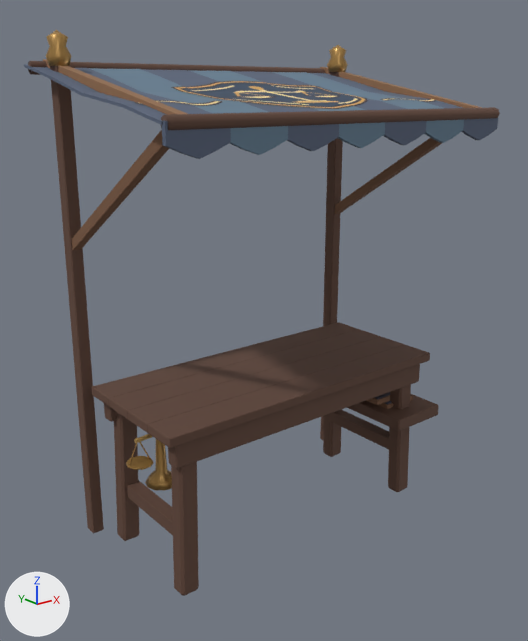
The glTF model assets/models/market/stall_raven.glb as it was, and as the next commit left it.
Camera for both pictures: a 50 mm camera at (-2.28, -2.79, 2.24) aimed at (-0.07, -0.01, 1.13). Every picture has the same lights, and +X, +Y and +Z are marked at lower left. The first picture is the older version. Vertices at exactly the same position are counted once.

Script lines for the objects in view, before the commit:
```python
me_stall_raven = bpy.data.meshes.new('stall_raven')
me_stall_raven.from_pydata(...)  # 1128 vertices, 2006 faces; spans x -0.95..0.95, y -0.6..0.6, z 0.0..2.5
me_stall_raven.materials.append(mat_walnut)  # brown #614538
me_stall_raven.materials.append(mat_grain)  # brown #7b5840
me_stall_raven.materials.append(mat_oak)  # brown #956e4e
me_stall_raven.materials.append(mat_brass)  # orange #b38c50
me_stall_raven.materials.append(mat_slate)  # dark blue #586379
me_stall_raven.materials.append(mat_blue)  # blue #657e92
me_stall_raven.materials.append(mat_night)  # greyish blue #454558
me_stall_raven.materials.append(mat_gold)  # orange #d1ab68
me_stall_raven.materials.append(mat_embroidered_thread)
ob_stall_raven = bpy.data.objects.new('stall_raven', me_stall_raven)
ob_stall_raven.location = (0.0, 0.0, 0.0)
```
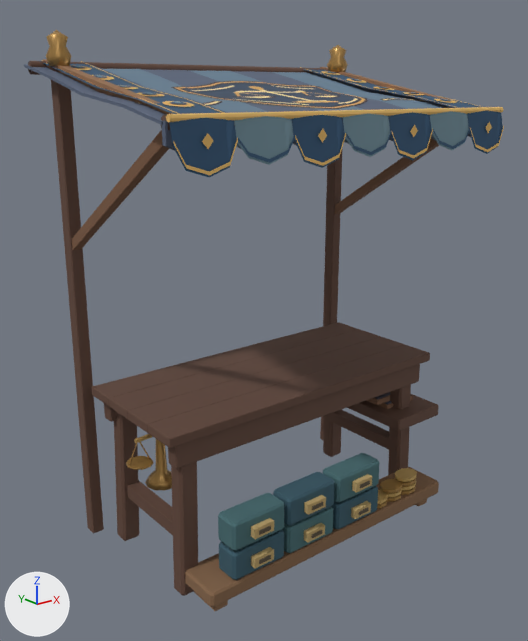
What differs and where, as boxes (x1, y1, x2, y2) in the pictures (528 x 641 px):
'stall_raven', reshaped: before (24, 30, 500, 596); after (24, 30, 504, 611)
part 1 of me_stall_raven, added (orange): after (166, 107, 504, 123)
part 2 of me_stall_raven, added: after (194, 591, 228, 611)
part 3 of me_stall_raven, added: after (251, 547, 274, 569)
part 4 of me_stall_raven, added: after (251, 518, 274, 539)
part 5 of me_stall_raven, added: after (259, 555, 271, 564)
part 6 of me_stall_raven, added: after (259, 525, 271, 534)
part 7 of me_stall_raven, added: after (304, 523, 325, 543)
part 8 of me_stall_raven, added: after (304, 495, 326, 515)
part 9 of me_stall_raven, added: after (312, 530, 322, 538)
part 10 of me_stall_raven, added: after (312, 502, 323, 510)
part 11 of me_stall_raven, added: after (351, 501, 371, 519)
part 12 of me_stall_raven, added: after (352, 474, 372, 492)
part 13 of me_stall_raven, added: after (359, 507, 369, 515)
part 14 of me_stall_raven, added: after (360, 481, 370, 488)
part 15 of me_stall_raven, added: after (415, 499, 427, 506)
part 16 of me_stall_raven, added (blue): after (41, 60, 504, 177)
part 17 of me_stall_raven, added: after (185, 453, 439, 607)

The change, as a list of edits to the scene's bpy script:
```text
Add mat_carved_wood__cloth_and_stone:
    mat_carved_wood__cloth_and_stone = bpy.data.materials.new('Carved wood, cloth and stone')
    mat_carved_wood__cloth_and_stone.use_nodes = True; mat_carved_wood__cloth_and_stone.node_tree.nodes.clear()
    _N = mat_carved_wood__cloth_and_stone.node_tree.nodes; _L = mat_carved_wood__cloth_and_stone.node_tree.links
    n0 = _N.new('ShaderNodeBsdfPrincipled'); n0.name = 'Principled BSDF'
    n0.inputs[2].default_value = 0.92  # 'Roughness'
    n1 = _N.new('ShaderNodeOutputMaterial'); n1.name = 'Material Output'
    n2 = _N.new('ShaderNodeVertexColor'); n2.name = 'Color Attribute'
    _L.new(n0.outputs[0], n1.inputs[0])  # 'BSDF' to 'Surface'
    _L.new(n2.outputs[0], n0.inputs[0])  # 'Color' to 'Base Color'
Add mat_worked_brass_and_iron:
    mat_worked_brass_and_iron = bpy.data.materials.new('Worked brass and iron')
    mat_worked_brass_and_iron.use_nodes = True; mat_worked_brass_and_iron.node_tree.nodes.clear()
    _N = mat_worked_brass_and_iron.node_tree.nodes; _L = mat_worked_brass_and_iron.node_tree.links
    n0 = _N.new('ShaderNodeBsdfPrincipled'); n0.name = 'Principled BSDF'
    n0.inputs[1].default_value = 0.36  # 'Metallic'
    n0.inputs[2].default_value = 0.54  # 'Roughness'
    n1 = _N.new('ShaderNodeOutputMaterial'); n1.name = 'Material Output'
    n2 = _N.new('ShaderNodeVertexColor'); n2.name = 'Color Attribute'
    _L.new(n0.outputs[0], n1.inputs[0])  # 'BSDF' to 'Surface'
    _L.new(n2.outputs[0], n0.inputs[0])  # 'Color' to 'Base Color'
Change me_stall_raven:
    remove me_stall_raven.from_pydata(...)  # 1128 vertices, 2006 faces; spans x -0.95..0.95, y -0.6..0.6, z 0.0..2.5
    add me_stall_raven.from_pydata(...)  # 2116 vertices, 3294 faces; spans x -0.95..0.95, y -0.64..0.6, z 0.0..2.5
    me_stall_raven part 1: a new loose piece, an 8-sided cylinder along x spanning x -0.946..0.946, y -0.616..-0.588, z 2.144..2.172, in mat_carved_wood__cloth_and_stone
    me_stall_raven part 2: a new loose piece, a box spanning x -0.727..-0.657, y -0.487..-0.315, z 0.003..0.133, in mat_carved_wood__cloth_and_stone
    me_stall_raven part 3: a new loose piece, a box spanning x -0.551..-0.439, y -0.555..-0.495, z 0.188..0.238, in mat_carved_wood__cloth_and_stone
    me_stall_raven part 4: a new loose piece, a box spanning x -0.551..-0.439, y -0.555..-0.495, z 0.34..0.391, in mat_carved_wood__cloth_and_stone
    me_stall_raven part 5: a new loose piece, a box spanning x -0.5275..-0.4625, y -0.5615..-0.5565, z 0.2055..0.2245, in mat_carved_wood__cloth_and_stone
    me_stall_raven part 6: a new loose piece, a box spanning x -0.5275..-0.4625, y -0.5615..-0.5565, z 0.3585..0.3775, in mat_carved_wood__cloth_and_stone
    me_stall_raven part 7: a new loose piece, a box spanning x -0.231..-0.119, y -0.555..-0.495, z 0.188..0.238, in mat_carved_wood__cloth_and_stone
    me_stall_raven part 8: a new loose piece, a box spanning x -0.231..-0.119, y -0.555..-0.495, z 0.34..0.391, in mat_carved_wood__cloth_and_stone
    me_stall_raven part 9: a new loose piece, a box spanning x -0.2075..-0.1425, y -0.5615..-0.5565, z 0.2055..0.2245, in mat_carved_wood__cloth_and_stone
    me_stall_raven part 10: a new loose piece, a box spanning x -0.2075..-0.1425, y -0.5615..-0.5565, z 0.3585..0.3775, in mat_carved_wood__cloth_and_stone
    me_stall_raven part 11: a new loose piece, a box spanning x 0.089..0.201, y -0.555..-0.495, z 0.188..0.238, in mat_carved_wood__cloth_and_stone
    me_stall_raven part 12: a new loose piece, a box spanning x 0.089..0.201, y -0.555..-0.495, z 0.34..0.391, in mat_carved_wood__cloth_and_stone
    me_stall_raven part 13: a new loose piece, a box spanning x 0.1125..0.1775, y -0.5615..-0.5565, z 0.2055..0.2245, in mat_carved_wood__cloth_and_stone
    me_stall_raven part 14: a new loose piece, a box spanning x 0.1125..0.1775, y -0.5615..-0.5565, z 0.3585..0.3775, in mat_carved_wood__cloth_and_stone
    me_stall_raven part 15: a new loose piece, a box spanning x 0.676..0.746, y -0.487..-0.315, z 0.003..0.133, in mat_carved_wood__cloth_and_stone
    me_stall_raven part 16: 456 vertices added at x -0.94..0.94, y -0.64..0.59, z 1.96..2.38
    me_stall_raven part 17: 404 vertices added at x -0.77..0.8, y -0.53..-0.29, z 0.06..0.44
    add me_stall_raven.materials.append(mat_carved_wood__cloth_and_stone)
    add me_stall_raven.materials.append(mat_worked_brass_and_iron)
```
